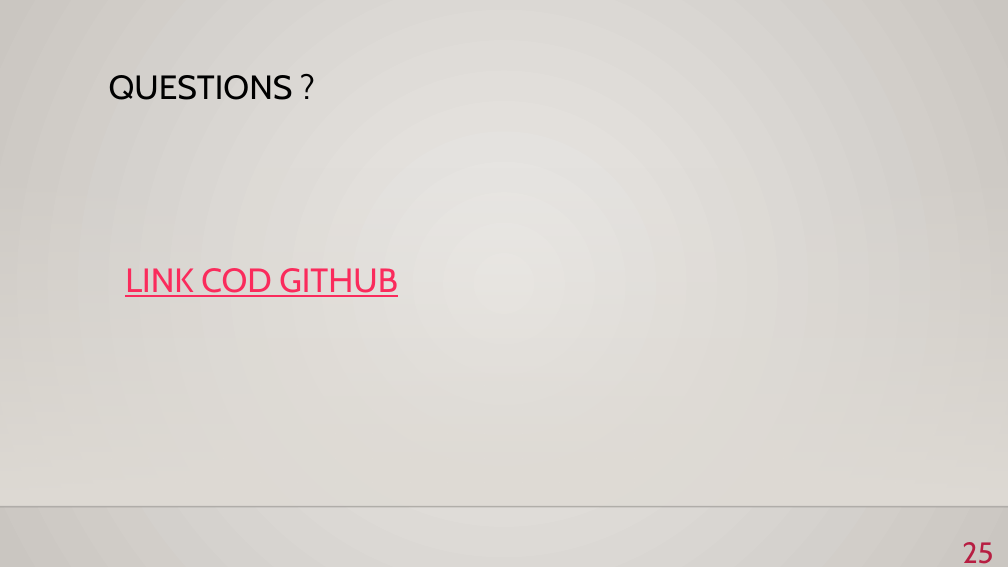
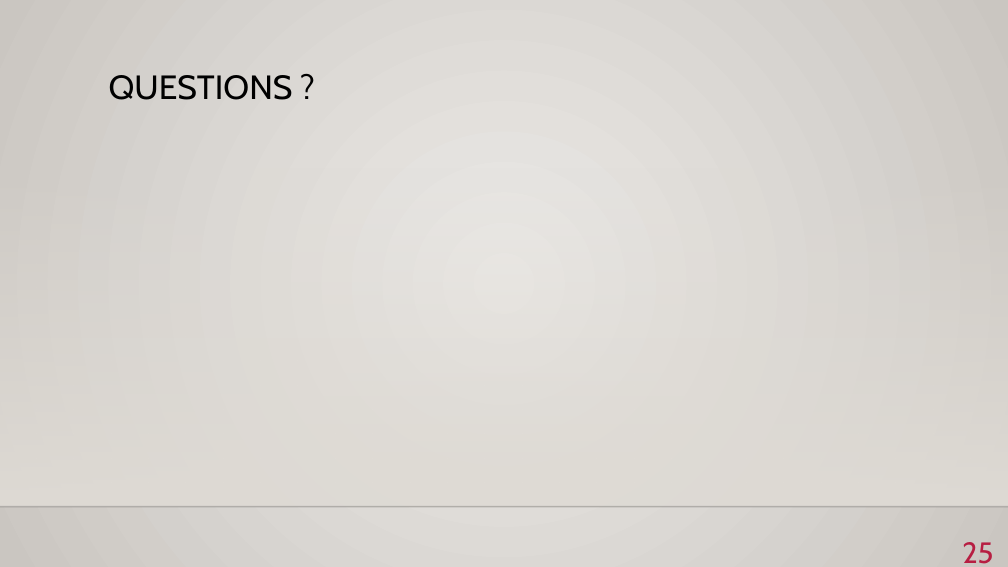
Before and after one commit to BKmarian/Reddit-Stress-Analisys, a slide deck: slide 25 of bionlp.pptx. Drawn at 1008x567 pixels with LibreOffice and Linux fonts; fonts in the diff are those of the drawing; background and template pictures are left out. Boxes give left, top, right and bottom in pixels: in the first picture for what was removed or moved away, otherwise in the second. Text is boxed around its words. In the diff, an @@ line names an element or a change of style, - is before the commit and + after.

Commit message:
Updated powerpoint

```diff
--- a/bionlp.pptx
+++ b/bionlp.pptx
@@ text removed at (125,268,397,297) @@
-LINK COD GITHUB
```
